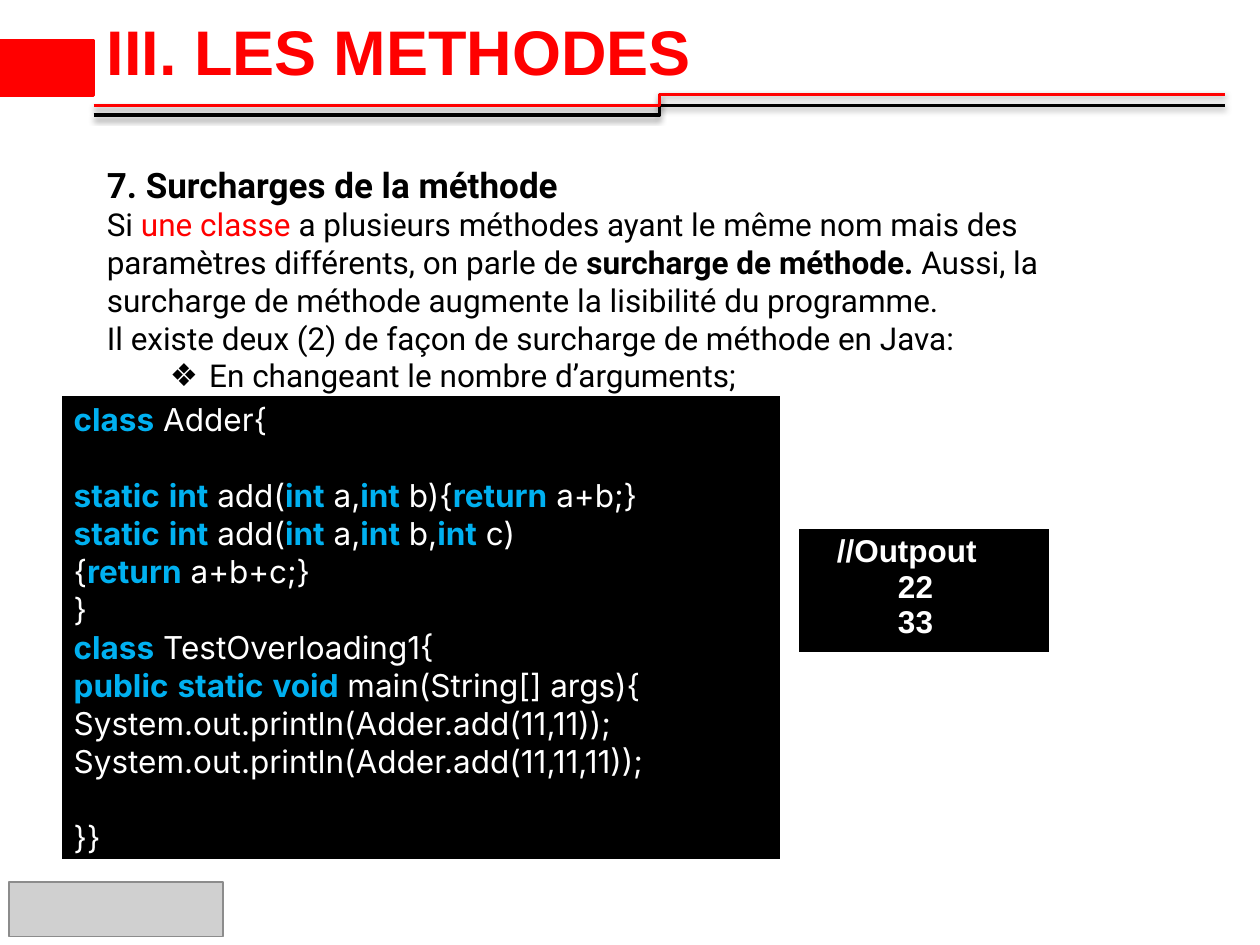
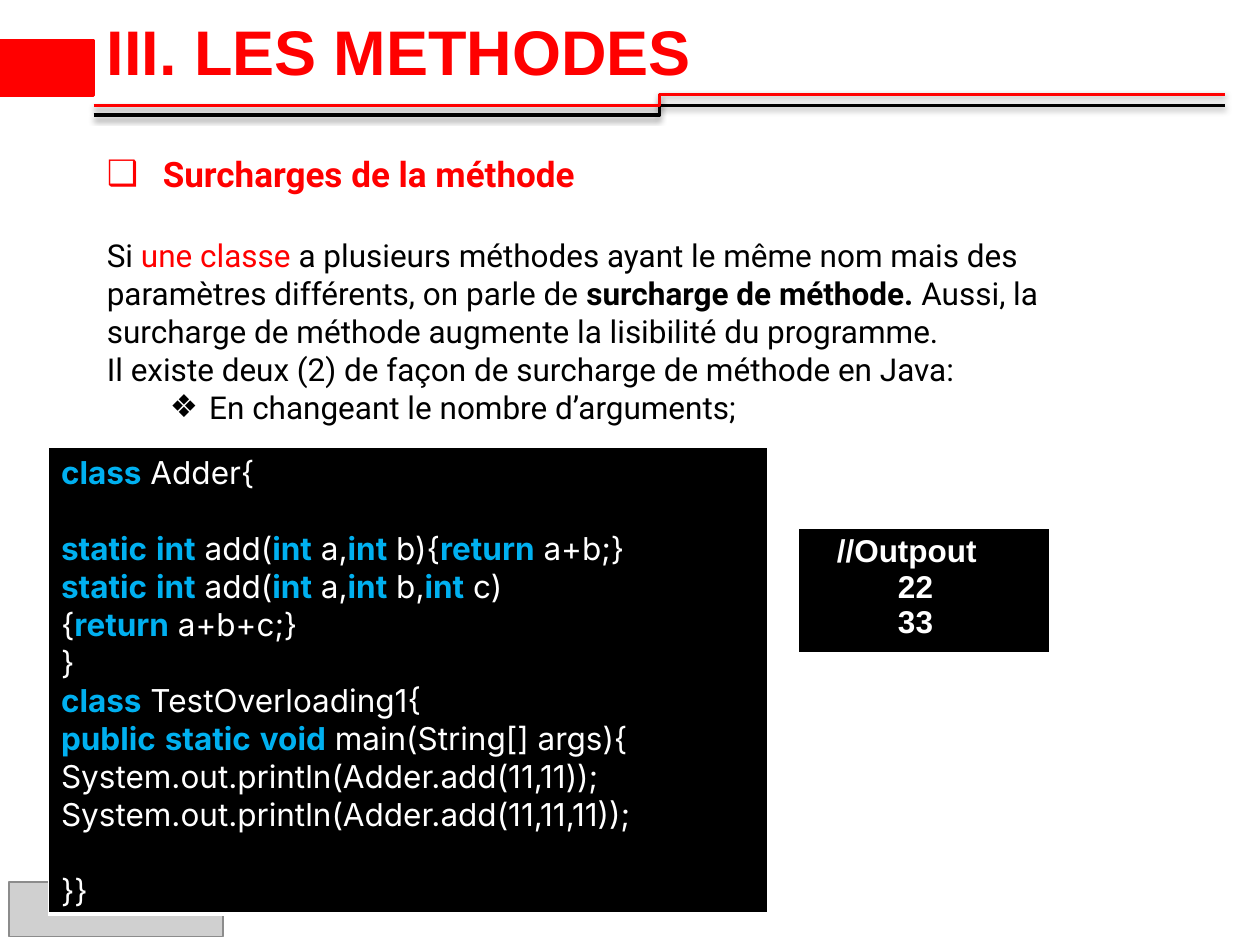
Before and after one commit to 2losky/Poo_Java, a slide deck: slide 27 of java-oop dernier 10.pptx (slide 24 before the commit). Drawn at 1260x945 pixels with LibreOffice and Linux fonts; fonts in the diff are those of the drawing; grey boxes stand for pictures; background and template pictures are left out. Boxes give left, top, right and bottom in pixels: in the first picture for what was removed or moved away, otherwise in the second. Text is boxed around its words. In the diff, an @@ line names an element or a change of style, - is before the commit and + after.

```diff
--- a/java-oop dernier 10.pptx
+++ b/java-oop dernier 10.pptx
@@ text "Surcharges de la méthode": place and size @@
-text "Surcharges de la méthode" at bbox=[107, 171, 1038, 394]
+text "Surcharges de la méthode" at bbox=[107, 160, 1038, 426]
@@ text at bbox=[163, 160, 574, 195]: text changed; text colour #000000 to #FF0000 @@
-7. Surcharges de la méthode
+❑ Surcharges de la méthode
@@ table: place and size @@
-table at bbox=[60, 396, 780, 822]
+table at bbox=[48, 447, 767, 873]
```
Also in this commit, not shown: 9 other slides changed, 4 slides added.
